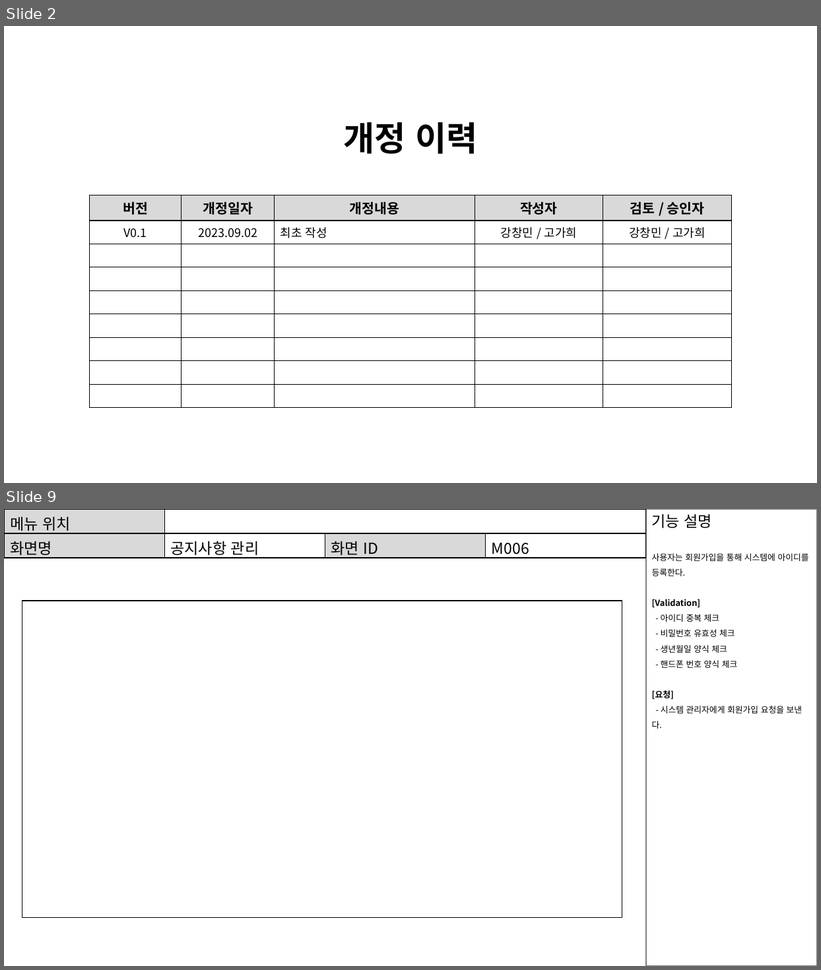
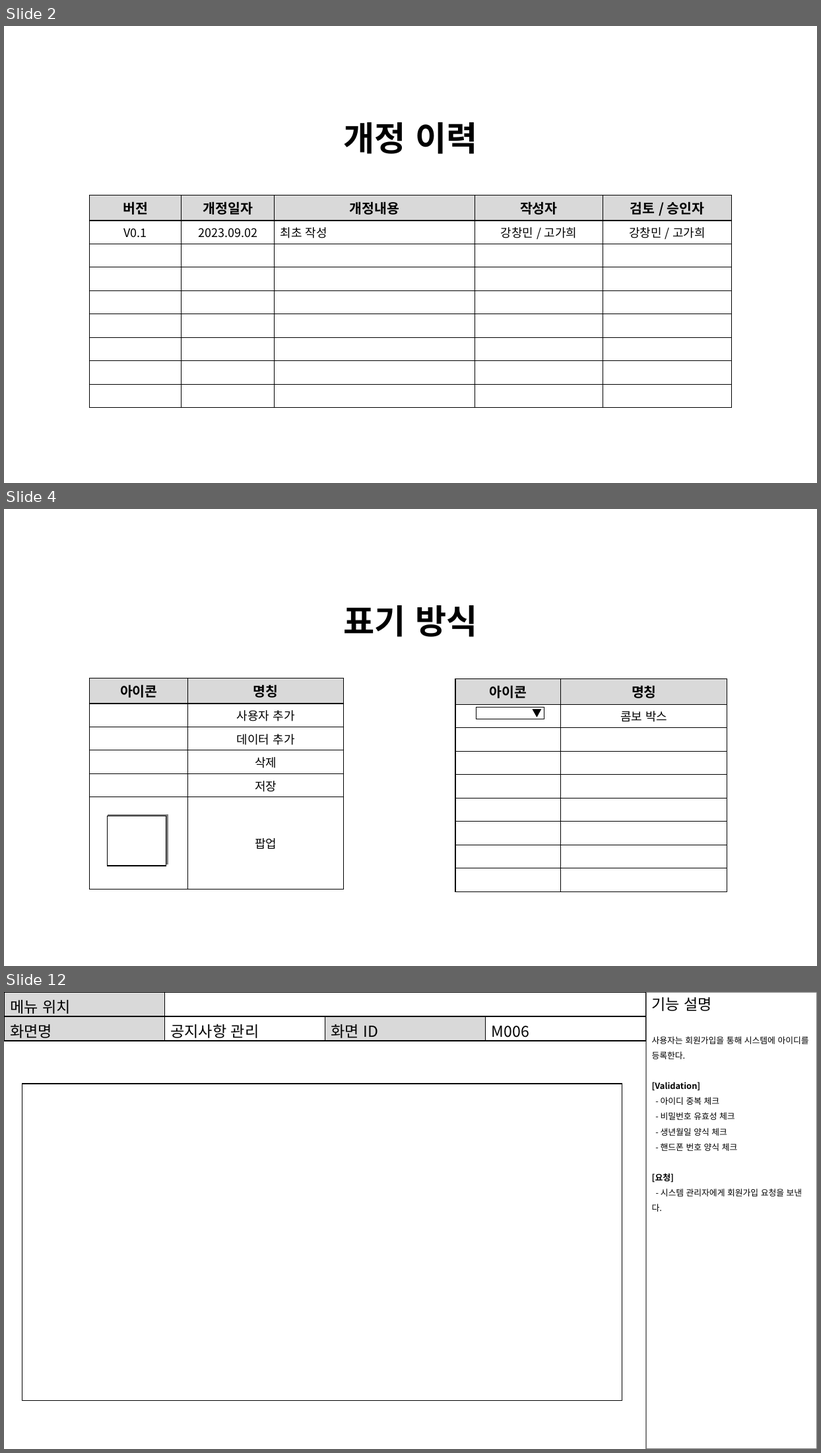
Before and after one commit to ckdals6932/ISSUE-PROJECT, a slide deck: src/main/webapp/document/화면설계서.pptx. Shown one above the other, each under a label of ours: slides 2 and 9 before the commit, slides 2, 4 and 12 after it; the slides between them are not shown. The pictures are 821x970 and 821x1453 pixels, drawn with LibreOffice and Linux fonts; fonts in the diff are those of the drawing; background and template pictures are left out. Boxes give left, top, right and bottom in pixels: in the first picture for what was removed or moved away, otherwise in the second. Text is boxed around its words. In the diff, an @@ line names an element or a change of style, - is before the commit and + after.

Commit message:
설계서 업데이트

```diff
--- a/src/main/webapp/document/화면설계서.pptx
+++ b/src/main/webapp/document/화면설계서.pptx
@@ slide 4 added at box(4, 509, 817, 966), background #FFFFFF @@
@@ title added at box(343, 605, 477, 637), 40 pt, text #000000, bold @@
+표기 방식
@@ table added at box(89, 678, 344, 886), 6 rows, 2 columns @@
+아이콘 | 명칭
+ | 사용자 추가
+ | 데이터 추가
+ | 삭제
+ | 저장
+ | 팝업
@@ table added at box(455, 679, 727, 887), 9 rows, 2 columns @@
+아이콘 | 명칭
+ | 콤보 박스
+ | 
+ | 
+ | 
+ | 
+ | 
+ | 
+ | 
@@ rectangle added at box(477, 707, 545, 720), outline #000000 1 pt @@
@@ triangle added at box(533, 710, 541, 716), fill #000000, outline #000000 1 pt @@
@@ rectangle added at box(107, 817, 166, 867), fill #FFFFFF, outline #000000 1 pt @@
@@ rectangle added at box(108, 815, 168, 865), fill #808080, outline #808080 1 pt @@
@@ what was slide 9 is now slide 12 @@
```
Also in this commit, not shown: 6 slides changed, 2 other slides added, 1 other file.
